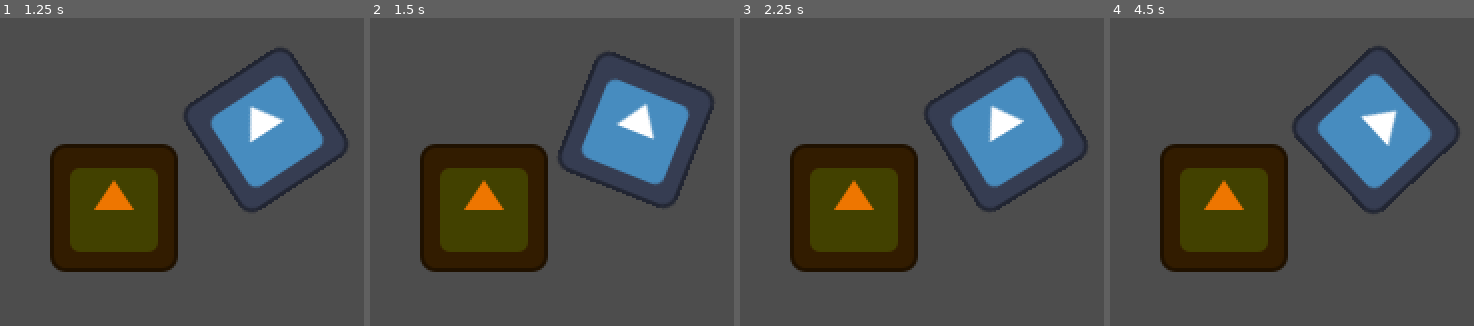
Above: before the commit, frames 1-4 (left to right).
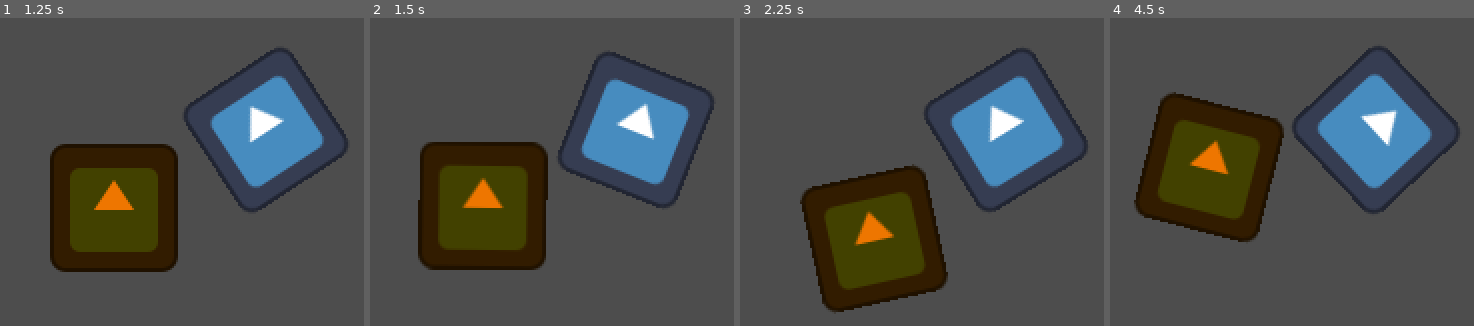
Above: after the commit, the same moments.

Repository: kennethbchen/RGHRGHRGH-Game
Game: Godot game, scene res://game.tscn
Two runs of this game, one before a commit and one after it. Both use one fixed random seed, a clock stepped at 60 frames per second and the inputs below. The engine's default icon, where the game draws it, is replaced by a stand-in: a white triangle on a blue panel in a dark square.
Inputs (mouse positions are in pixels of both pictures, inside the frame that each line leads up to):
- Up to frame 1 (1.25 s): tap Enter at 0.5 s; move the mouse to (outside the picture) at 0.52 s; press the mouse at (outside the picture) at 0.53 s
- Up to frame 2 (1.5 s): tap Space at 1.25 s; move the mouse to (outside the picture) at 1.27 s; release the mouse at (outside the picture) at 1.28 s; click (outside the picture) at 1.35 s
- Up to frame 3 (2.25 s): tap Enter at 2 s; move the mouse to (outside the picture) at 2.02 s; press the mouse at (outside the picture) at 2.03 s
- Up to frame 4 (4.5 s): tap Space at 2.75, 4.25 s; move the mouse to (outside the picture) at 2.77 s; release the mouse at (outside the picture) at 2.78 s; click (outside the picture) at 2.85 s; tap Enter at 3.5 s; move the mouse to (outside the picture) at 3.52 s; press the mouse at (outside the picture) at 3.53 s; move the mouse to (outside the picture) at 4.27 s; release the mouse at (outside the picture) at 4.28 s; click (outside the picture) at 4.35 s

Frame 1 is identical in both runs. In frame 2, 1.3% of the frame differs, in the area x 13-49%, y 40-83%; in frame 3, 16%; in frame 4, 17%, in the area x 6-49%, y 24-83%.

Commit message:
Implemented biting an object

Diff:
--- a/game.tscn
+++ b/game.tscn
@@ -1,9 +1,10 @@
-[gd_scene load_steps=7 format=3 uid="uid://cc62vlkgtbvwy"]
+[gd_scene load_steps=8 format=3 uid="uid://cc62vlkgtbvwy"]
 
 [ext_resource type="Script" path="res://scripts/debug_commands.gd" id="1_b441e"]
 [ext_resource type="Script" path="res://scripts/player.gd" id="2_pgvde"]
 [ext_resource type="Script" path="res://addons/aimsystem/aim_system_2d/aim_system_2d.gd" id="2_pmaik"]
 [ext_resource type="Texture2D" uid="uid://dbwc55h75l4r2" path="res://icon.svg" id="3_kdhit"]
+[ext_resource type="Script" path="res://scripts/bite_detector.gd" id="5_hbdff"]
 
 [sub_resource type="CircleShape2D" id="CircleShape2D_pxjl7"]
 radius = 39.0512
@@ -41,8 +42,9 @@
 modulate = Color(0.933914, 0.464801, 3.85046e-07, 1)
 texture = ExtResource("3_kdhit")
 
-[node name="Hurtbox" type="Area2D" parent="Biteable"]
+[node name="BiteDetector" type="Area2D" parent="Biteable"]
 collision_mask = 0
+script = ExtResource("5_hbdff")
 
-[node name="CollisionShape2D" type="CollisionShape2D" parent="Biteable/Hurtbox"]
+[node name="CollisionShape2D" type="CollisionShape2D" parent="Biteable/BiteDetector"]
 shape = SubResource("RectangleShape2D_mbsxt")
--- /dev/null
+++ b/scripts/bite_detector.gd
@@ -0,0 +1,14 @@
+extends Area2D
+
+class_name BiteDetector
+
+@onready var hurtbox: Area2D = $Hurtbox
+
+signal bite_started()
+signal bite_ended()
+
+func start_bite() -> void:
+	bite_started.emit()
+
+func end_bite() -> void:
+	bite_ended.emit()
--- a/scripts/player.gd
+++ b/scripts/player.gd
@@ -4,7 +4,7 @@
 
 @onready var hitbox: Area2D = $AimSystem2D/BiteArea
 
-var bit_object: Node2D = null
+var bit_object_detector: BiteDetector = null
 
 # Transform that represents the transformation from global_transform -> bitten object's transform
 var bite_relative_transform: Transform2D
@@ -22,28 +22,34 @@
 	aim_system.aim_at_mouse()
 	rotation = aim_system.get_angle_change(rotation, delta)
 
-	if bit_object:
-		bit_object.global_transform = global_transform * bite_relative_transform
+	if bit_object_detector:
+		bit_object_detector.get_parent().global_transform = global_transform * bite_relative_transform
 
 
 func _on_bite_clamp() -> void:
 
-	if not bit_object and len(hitbox.get_overlapping_areas()) > 0:
+	if not bit_object_detector and len(hitbox.get_overlapping_areas()) > 0 and \
+		hitbox.get_overlapping_areas()[0] is BiteDetector:
+
 		_bite_object(hitbox.get_overlapping_areas()[0])
 
 func _on_bite_release() -> void:
 	_release_bitten_object()
 
-func _bite_object(obj: Node2D):
+func _bite_object(obj: BiteDetector):
 
-	if bit_object:
+	if bit_object_detector:
 		return
 
-	bit_object = obj
+	bit_object_detector = obj
 	bite_relative_transform = global_transform.affine_inverse() * obj.global_transform
 
+	bit_object_detector.start_bite()
+
 func _release_bitten_object():
-	if not bit_object:
+	if not bit_object_detector:
 		return
 
-	bit_object = null
+	bit_object_detector.end_bite()
+
+	bit_object_detector = null
